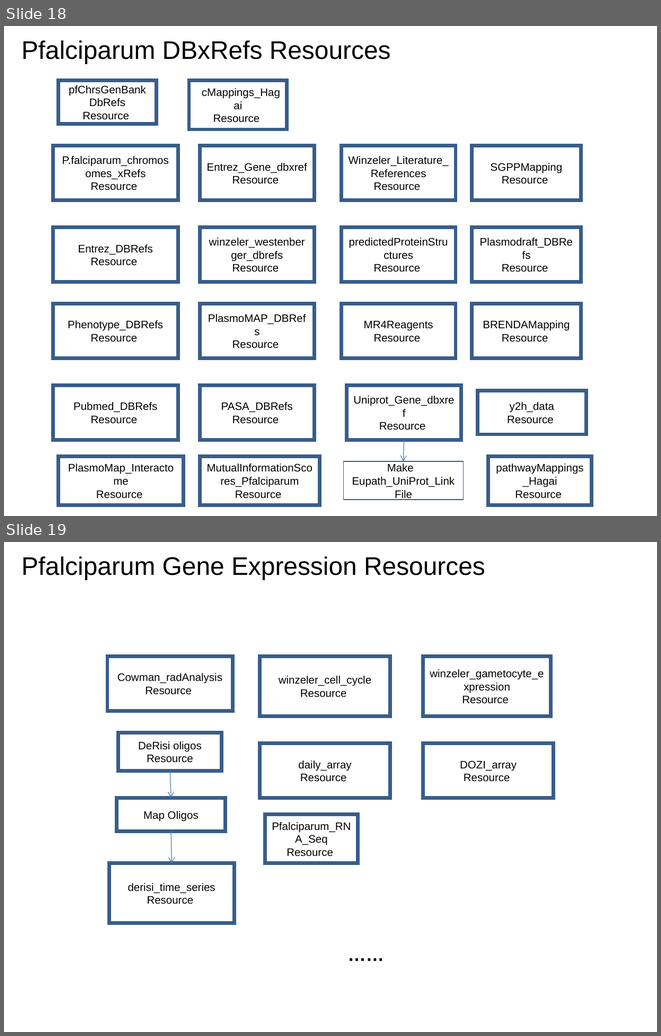
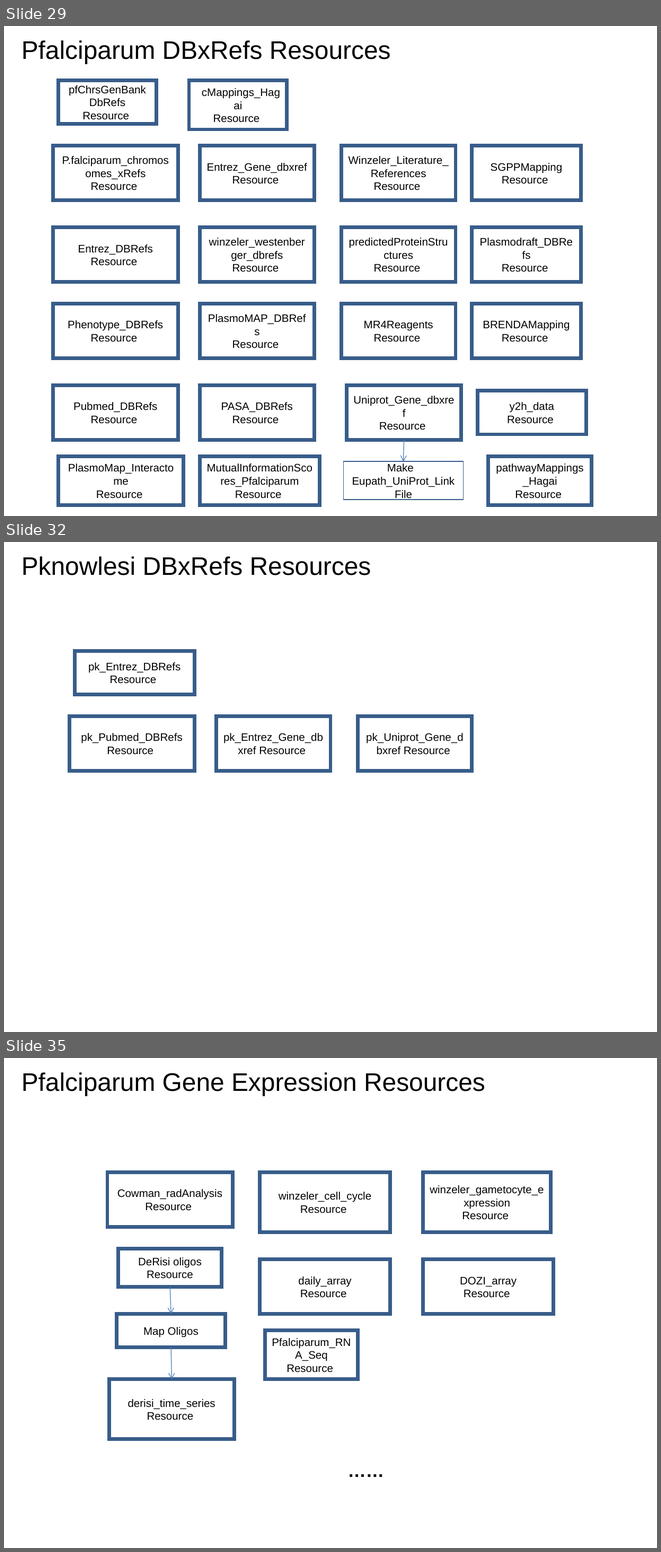
Before and after one commit to VEuPathDB/ApiCommonWorkflow, a slide deck: Main/doc/IntegratedWorkflow.ppt. Shown one above the other, each under a label of ours: slides 18 and 19 before the commit, slides 29, 32 and 35 after it; the slides between them are not shown. The pictures are 661x1036 and 661x1552 pixels, drawn with LibreOffice and Linux fonts; fonts in the diff are those of the drawing. Boxes give left, top, right and bottom in pixels: in the first picture for what was removed or moved away, otherwise in the second. Text is boxed around its words. In the diff, an @@ line names an element or a change of style, - is before the commit and + after.

```diff
--- a/Main/doc/IntegratedWorkflow.ppt
+++ b/Main/doc/IntegratedWorkflow.ppt
@@ slide 32 added at box(4, 542, 657, 1032), background #FFFFFF @@
@@ title added at box(21, 556, 371, 575), 28 pt, text #000000 @@
+Pknowlesi DBxRefs Resources
@@ rectangle added at box(74, 651, 194, 695), outline #385D8A 4 pt, 12 pt, text #000000 @@
+pk_Entrez_DBRefs
+Resource
@@ rectangle added at box(69, 716, 195, 770), outline #385D8A 4 pt, 12 pt, text #000000 @@
+pk_Pubmed_DBRefs Resource
@@ rectangle added at box(216, 716, 330, 770), outline #385D8A 4 pt, 12 pt, text #000000 @@
+pk_Entrez_Gene_dbxref Resource
@@ rectangle added at box(358, 716, 472, 770), outline #385D8A 4 pt, 12 pt, text #000000 @@
+pk_Uniprot_Gene_dbxref Resource
@@ what was slide 18 is now slide 29 @@
@@ what was slide 19 is now slide 35 @@
```
Also in this commit, not shown: 18 other slides added.
